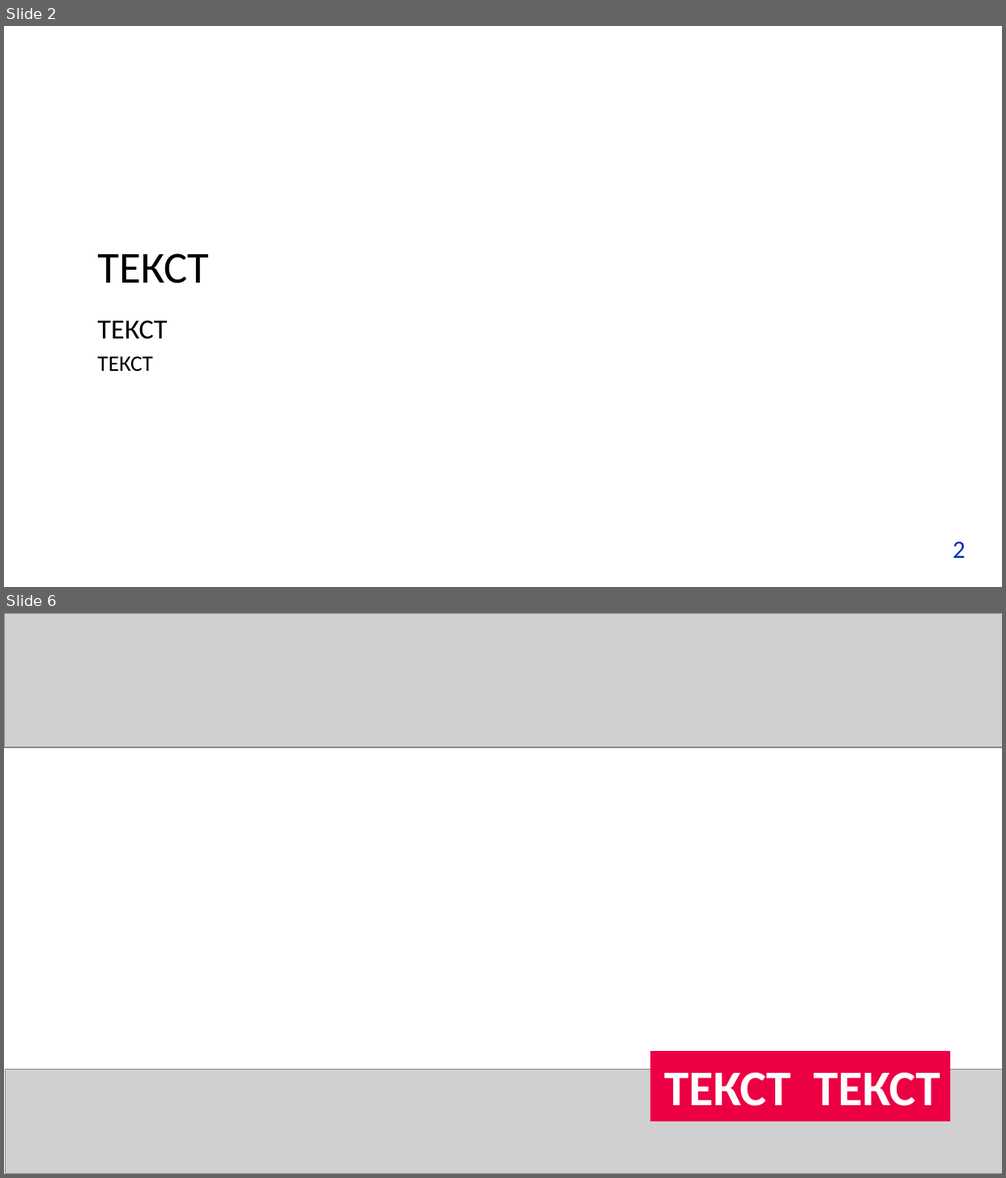
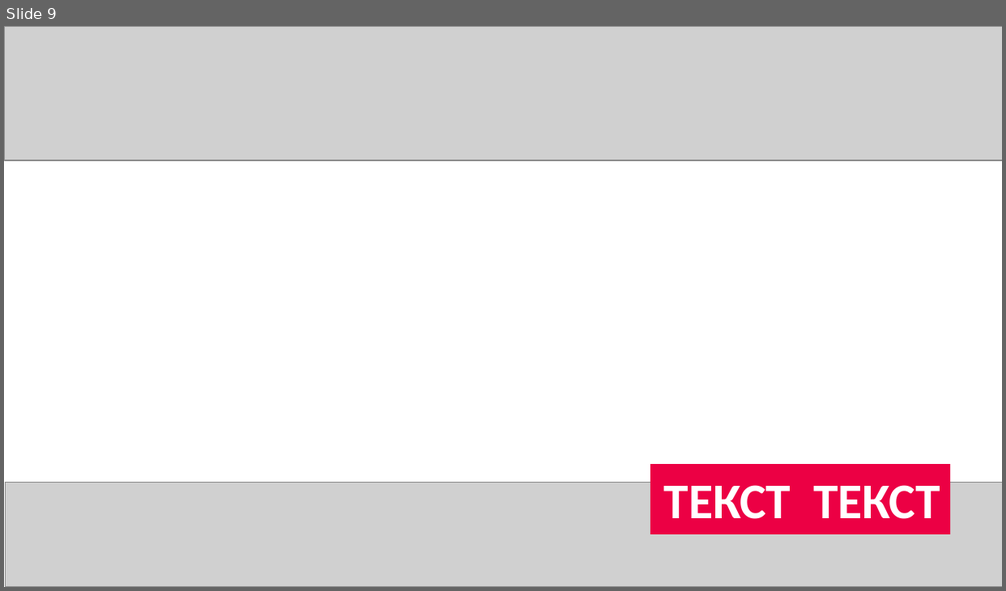
Before and after one commit to yungvldai/diploma, a slide deck: presentation/production.pptx. Shown one above the other, each under a label of ours: slides 2 and 6 before the commit, slide 9 after it; the slides between them are not shown. The pictures are 1006x1178 and 1006x591 pixels, drawn with LibreOffice and Linux fonts; fonts in the diff are those of the drawing; grey boxes stand for pictures; background and template pictures are left out. Boxes give left, top, right and bottom in pixels: in the first picture for what was removed or moved away, otherwise in the second. Text is boxed around its words. In the diff, an @@ line names an element or a change of style, - is before the commit and + after.

```diff
--- a/presentation/production.pptx
+++ b/presentation/production.pptx
@@ slide 2 removed at (4,26,1002,587), background picture (left out) @@
@@ title removed at (97,254,209,284) @@
-ТЕКСТ
@@ text removed at (97,320,167,372) @@
-ТЕКСТ
-ТЕКСТ
@@ text removed at (953,542,965,558) @@
-2
@@ what was slide 6 is now slide 9 @@
```
Also in this commit, not shown: 1 slide changed, 8 slides added, 5 other slides removed, 14 other files.
